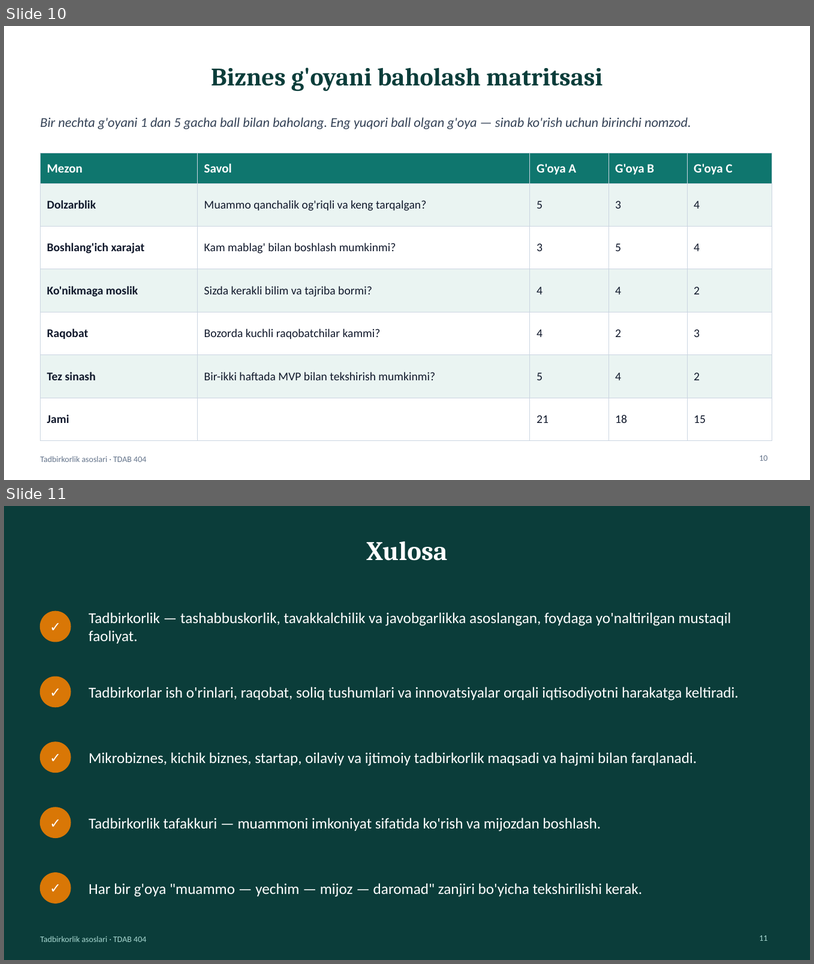
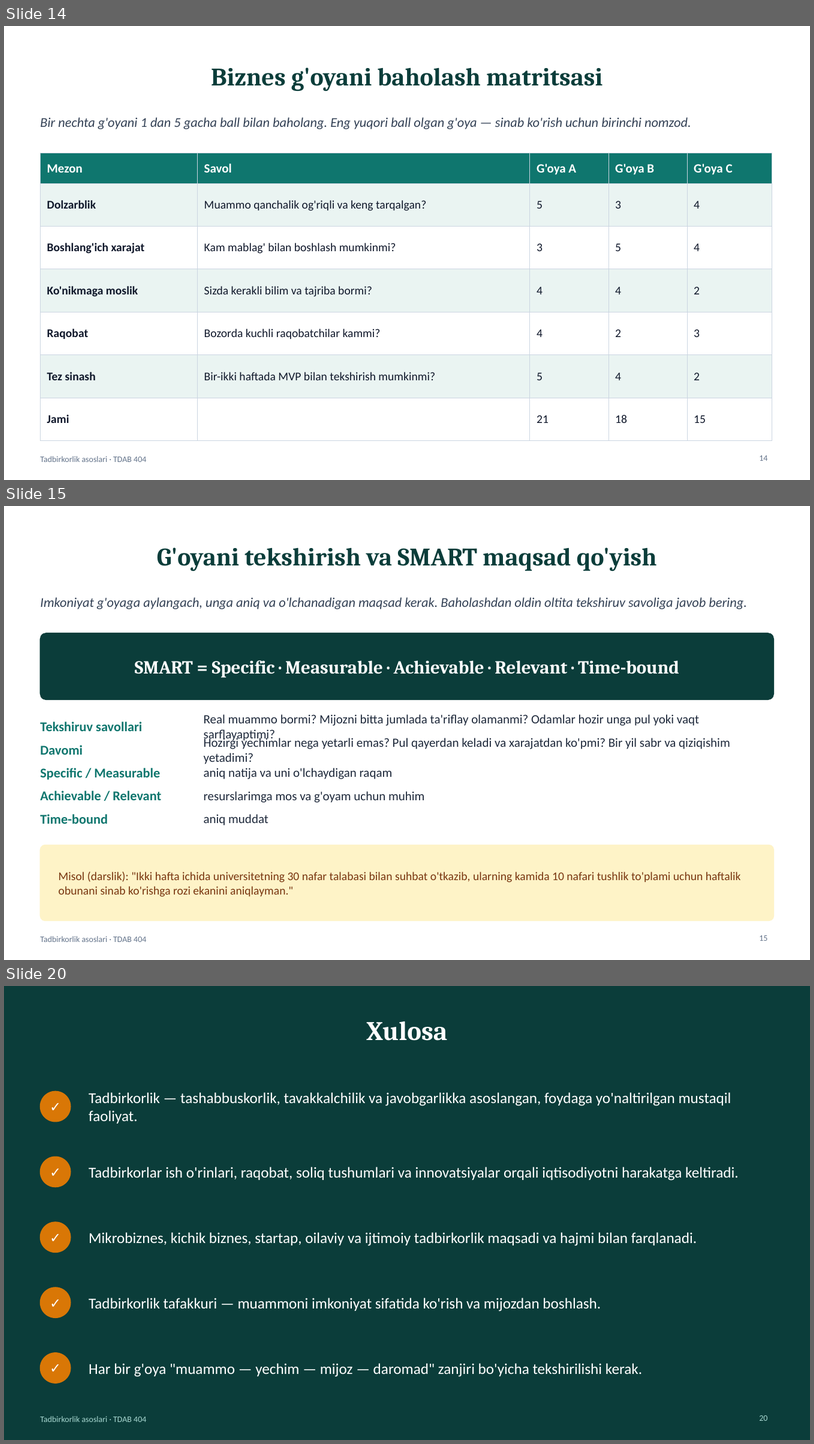
Before and after one commit to Ulugbek3989/tad, a slide deck: public/resources/taqdimotlar/M01-taqdimot.pptx. Shown one above the other, each under a label of ours: slides 10 and 11 before the commit, slides 14, 15 and 20 after it; the slides between them are not shown. The pictures are 814x964 and 814x1444 pixels, drawn with LibreOffice and Linux fonts; fonts in the diff are those of the drawing. Boxes give left, top, right and bottom in pixels: in the first picture for what was removed or moved away, otherwise in the second. Text is boxed around its words. In the diff, an @@ line names an element or a change of style, - is before the commit and + after.

```diff
--- a/public/resources/taqdimotlar/M01-taqdimot.pptx
+++ b/public/resources/taqdimotlar/M01-taqdimot.pptx
@@ slide 15 added at <box>4,506,810,960</box>, background #FFFFFF; not listed: 1 template element that a slide beside it also shows @@
@@ title added at <box>157,547,657,571</box>, 30 pt, text #0B3D3A, bold @@
+G'oyani tekshirish va SMART maqsad qo'yish
@@ text added at <box>40,597,747,609</box>, 16 pt, text #334155, italic @@
+Imkoniyat g'oyaga aylangach, unga aniq va o'lchanadigan maqsad kerak. Baholashdan oldin oltita tekshiruv savoliga javob bering.
@@ rounded rectangle added at <box>40,633,774,700</box>, fill #0B3D3A, outline #0B3D3A 1 pt @@
@@ text added at <box>135,660,680,678</box>, 22 pt, text #FFFFFF, bold @@
+SMART = Specific · Measurable · Achievable · Relevant · Time-bound
@@ text added at <box>40,721,142,731</box>, 16 pt, text #0F766E, bold @@
+Tekshiruv savollari
@@ text added at <box>204,714,699,742</box>, 15 pt, text #1E293B @@
+Real muammo bormi? Mijozni bitta jumlada ta'riflay olamanmi? Odamlar hozir unga pul yoki vaqt sarflayaptimi?
@@ text added at <box>204,736,731,764</box>, 15 pt, text #1E293B @@
+Hozirgi yechimlar nega yetarli emas? Pul qayerdan keladi va xarajatdan ko'pmi? Bir yil sabr va qiziqishim yetadimi?
@@ text added at <box>40,745,83,754</box>, 16 pt, text #0F766E, bold @@
+Davomi
@@ text added at <box>40,768,160,780</box>, 16 pt, text #0F766E, bold @@
+Specific / Measurable
@@ text added at <box>204,768,393,779</box>, 15 pt, text #1E293B @@
+aniq natija va uni o'lchaydigan raqam
@@ text added at <box>40,790,161,800</box>, 16 pt, text #0F766E, bold @@
+Achievable / Relevant
@@ text added at <box>204,791,425,802</box>, 15 pt, text #1E293B @@
+resurslarimga mos va g'oyam uchun muhim
@@ text added at <box>40,814,108,823</box>, 16 pt, text #0F766E, bold @@
+Time-bound
@@ text added at <box>204,814,269,825</box>, 15 pt, text #1E293B @@
+aniq muddat
@@ rounded rectangle added at <box>40,845,774,921</box>, fill #FEF3C7, outline #FEF3C7 1 pt @@
@@ text added at <box>59,871,741,897</box>, 14 pt, text #78350F @@
+Misol (darslik): "Ikki hafta ichida universitetning 30 nafar talabasi bilan suhbat o'tkazib, ularning kamida 10 nafari tushlik to'plami uchun haftalik obunani sinab ko'rishga rozi ekanini aniqlayman."
@@ page number added at <box>759,935,768,940</box>, 10 pt, text #64748B @@
+15
@@ what was slide 10 is now slide 14 @@
@@ page number at <box>759,455,768,460</box>: text changed @@
-10
+14
@@ what was slide 11 is now slide 20 @@
@@ page number at <box>759,1415,768,1420</box>: text changed @@
-11
+20
```
Also in this commit, not shown: 1 slide changed, 8 other slides added, 41 other files.
